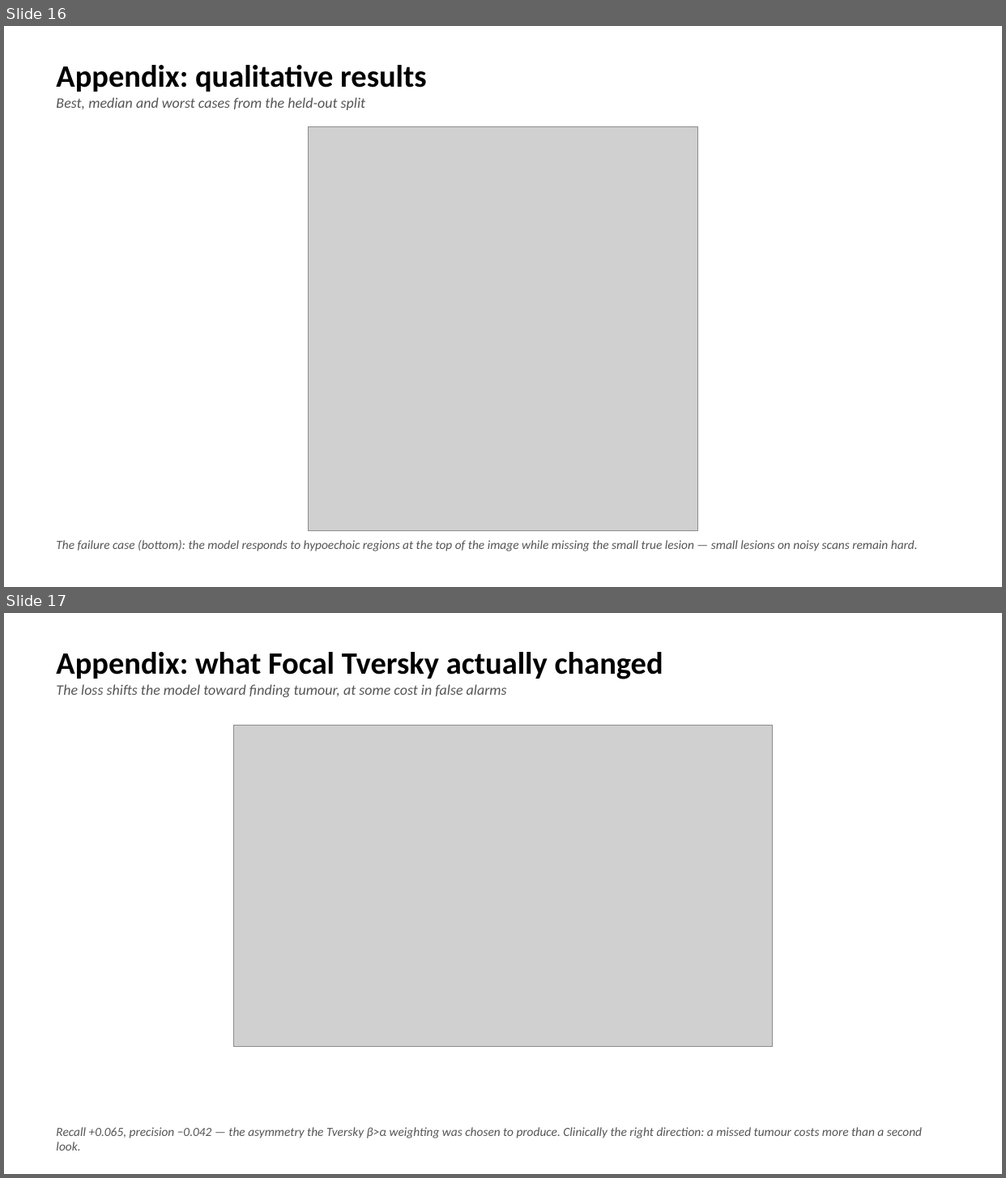
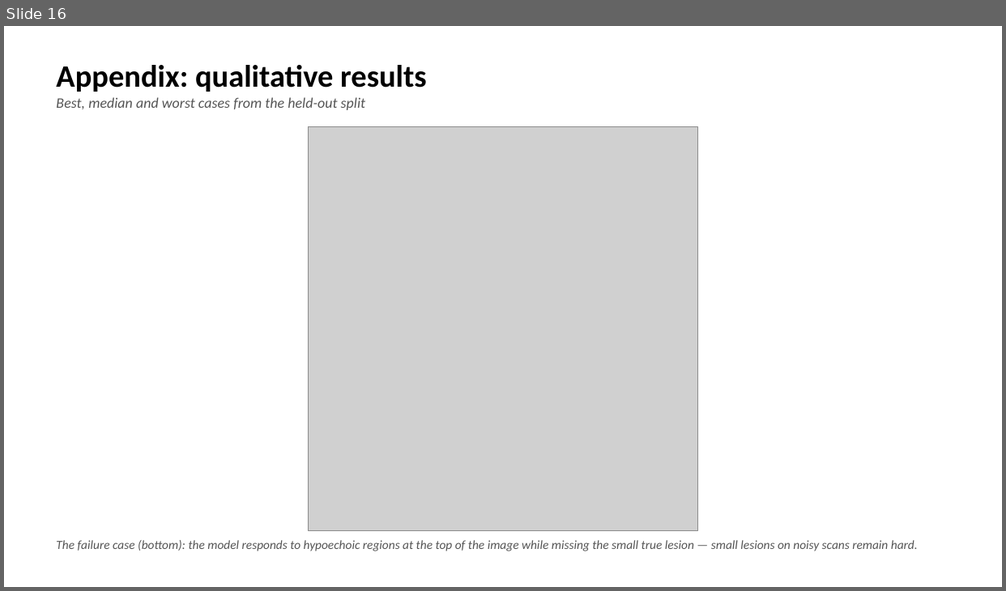
Before and after one commit to DavidShenzi/unext-project, a slide deck: UNeXt_presentation.pptx. Shown one above the other, each under a label of ours: slides 16 and 17 before the commit, slide 16 after it. The pictures are 1006x1178 and 1006x591 pixels, drawn with LibreOffice and Linux fonts; fonts in the diff are those of the drawing; grey boxes stand for pictures. Boxes give left, top, right and bottom in pixels: in the first picture for what was removed or moved away, otherwise in the second. Text is boxed around its words. In the diff, an @@ line names an element or a change of style, - is before the commit and + after.

```diff
--- a/UNeXt_presentation.pptx
+++ b/UNeXt_presentation.pptx
@@ slide 17 removed at [4,613,1002,1174], background #FFFFFF @@
@@ text removed at [56,652,663,697] @@
-Appendix: what Focal Tversky actually changed
-The loss shifts the model toward finding tumour, at some cost in false alarms
@@ picture removed at [234,726,773,1047] @@
@@ text removed at [56,1127,922,1151] @@
-Recall +0.065, precision −0.042 — the asymmetry the Tversky β>α weighting was chosen to produce. Clinically the right direction: a missed tumour costs more than a second look.
```
Also in this commit, not shown: 1 slide added.
